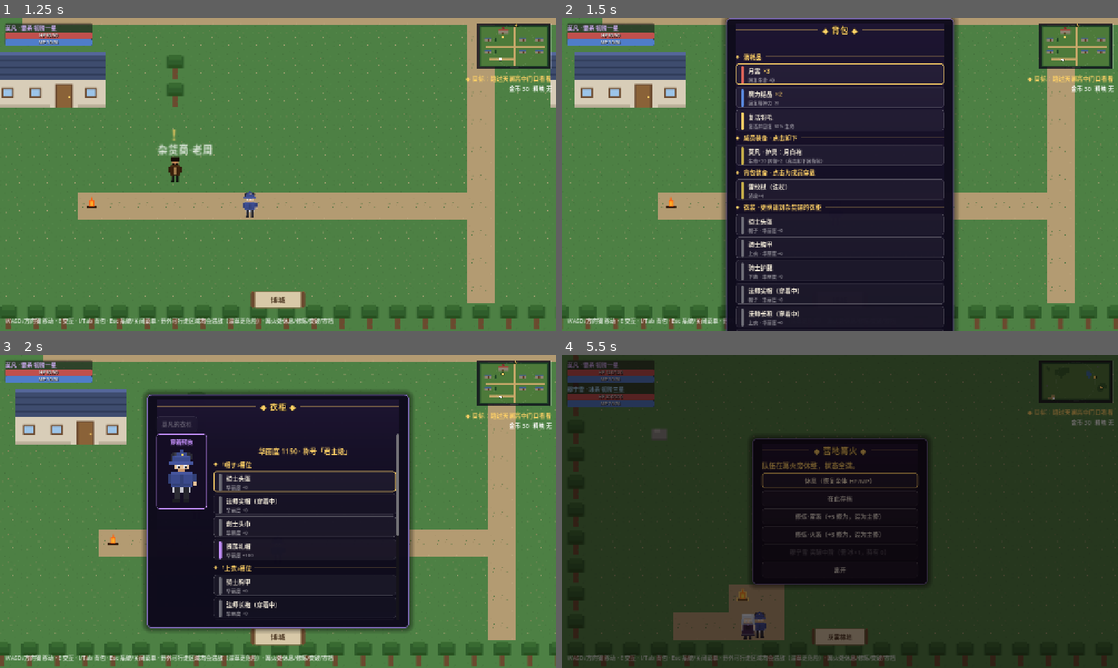
Above: before the commit, frames 1-4 (two rows, left to right).
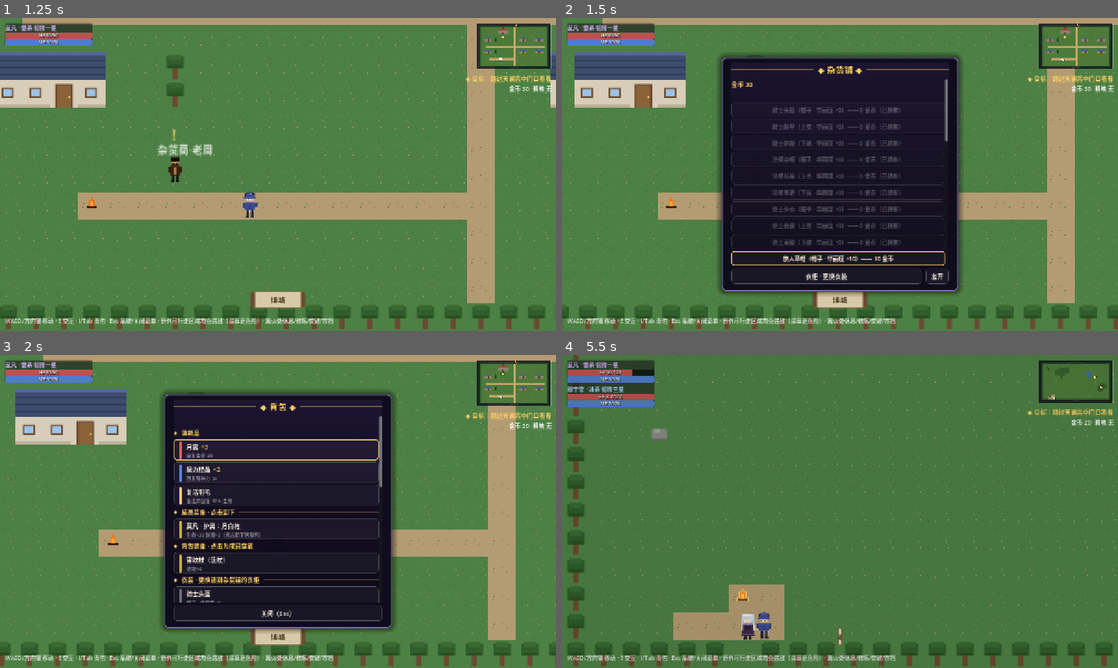
Above: after the commit, the same moments.

Repository: Lydocan/FullTimeMagic
Game: Godot game, scene res://tools/screenshot_harness.tscn
Two runs of this game, one before a commit and one after it. Both use one fixed random seed, a clock stepped at 60 frames per second and the inputs below. This scene is started directly instead of the project's main scene.
Inputs (mouse positions are in pixels of both pictures, inside the frame that each line leads up to):
- Up to frame 1 (1.25 s): tap Enter (ui_accept) at 0.5, 0.77 s; move the mouse to (400, 158) at 0.52 s; hold D (move_right) from 0.53 s (still down); tap Space (attack) at 0.6 s; click (400, 158) at 0.67 s
- Up to frame 2 (1.5 s): move the mouse to (728, 190) at 1.27 s; release D (move_right) at 1.28 s; hold S (move_down) from 1.28 s (still down); tap Z (boost_cycle) at 1.35 s
- Up to frame 3 (2 s): keep holding S (move_down); tap Enter (ui_accept) at 1.52 s
- Up to frame 4 (5.5 s): move the mouse to (895, 442) at 2.02 s; release S (move_down) at 2.03 s; hold D (move_right) 2.03-2.75 s; hold E (interact) 2.03-2.75 s; click (840, 621) at 2.75 s, where only the run after the commit has a clickable "返回杂货铺"; move the mouse to (812, 574) at 3.52 s; hold W (move_up) 3.53-4.28 s; tap Space (attack) at 3.6 s; click (812, 574) at 3.67 s; tap Enter (ui_accept) at 3.77, 4.52, 5.27 s; move the mouse to (1006, 558) at 4.27 s; hold Z (boost_cycle) 4.28-5.03 s; hold A (move_left) from 4.28 s (still down); move the mouse to (673, 464) at 5.02 s; tap E (interact) at 5.1 s

Frame 1 is identical in both runs. In frame 2, 19% of the frame differs, in the area x 28-72%, y 0-100%; in frame 3, 12%; in frame 4, 100%, in the area x 0-100%, y 0-100%.

Commit message:
fix: 商店/背包/衣柜装滚动容器，操作按钮固定底部——长列表不再溢出屏幕
穆宁雪衣装上架后货架膨胀到 34 件，杂货铺与背包的列表直接溢出屏幕：
底部的「衣柜 · 更换衣装」「离开」被顶出可视区，衣柜入口等于消失；
背包塞满后同样够不着关闭按钮（试玩反馈）。

- 杂货铺：货架装进滚动容器；「衣柜 · 更换衣装」「离开」固定底部不随滚动
  ——衣柜入口从此始终可见可点
- 背包：四分区装进滚动容器，「关闭（Esc）」固定底部
- 衣柜：「返回杂货铺」同样固定底部（列表滚多远都能一键回去）
- 首焦点改走 _focus_menu（自动跳过已拥有的禁用项，落在首个可买按钮上）
- harness 新增 02b 商店长货架滚动镜头；bag/wardrobe 镜头同步目检

场景冒烟 36 项 + 逻辑冒烟 111 项全绿；shots/02b、10、11 目检通过。

Co-Authored-By: Claude <noreply@anthropic.com>

Diff:
--- a/src/world/map_base.gd
+++ b/src/world/map_base.gd
@@ -1017,28 +1017,52 @@
 
 var _wares: Array = []
 var _shop_box: VBoxContainer
+var _shop_list: VBoxContainer  # 滚动区内的货架列表（随刷新重建）
 
 
 ## 货架由地图注册（见 add_merchant），条目 {"kind": "item"/"equip", "id": 数据id}。
+## 货架装在滚动容器里，衣柜/离开固定底部——衣装多了按钮不再被顶出屏幕。
 func _open_shop(wares: Array) -> void:
 	if _menu != null or _event_running:
 		return
 	player.input_enabled = false
 	_wares = wares
 	_shop_box = _menu_base("杂货铺", 500)
+	var scroll := ScrollContainer.new()
+	scroll.custom_minimum_size = Vector2(0, 430)
+	scroll.size_flags_horizontal = Control.SIZE_EXPAND_FILL
+	scroll.horizontal_scroll_mode = ScrollContainer.SCROLL_MODE_DISABLED
+	_shop_list = VBoxContainer.new()
+	_shop_list.size_flags_horizontal = Control.SIZE_EXPAND_FILL
+	scroll.add_child(_shop_list)
+	_shop_box.add_child(scroll)
+	var footer := HBoxContainer.new()
+	footer.add_theme_constant_override("separation", 10)
+	var wardrobe_btn := Button.new()
+	wardrobe_btn.text = "衣柜 · 更换衣装"
+	wardrobe_btn.size_flags_horizontal = Control.SIZE_EXPAND_FILL
+	wardrobe_btn.pressed.connect(func() -> void:
+		_close_rest_menu()
+		_open_wardrobe()
+	)
+	footer.add_child(wardrobe_btn)
+	var close_btn := Button.new()
+	close_btn.text = "离开"
+	close_btn.pressed.connect(_close_rest_menu)
+	footer.add_child(close_btn)
+	_shop_box.add_child(footer)
 	_refresh_shop()
 
 
 func _refresh_shop() -> void:
-	for child in _shop_box.get_children():
+	for child in _shop_list.get_children():
 		child.queue_free()
 	var gold_label := Label.new()
 	gold_label.text = "金币 %d" % GameState.gold
 	gold_label.add_theme_font_size_override("font_size", 14)
 	gold_label.add_theme_color_override("font_color", Color("ffd166"))
-	_shop_box.add_child(gold_label)
-	var message := _menu_message(_shop_box)
-	var first := true
+	_shop_list.add_child(gold_label)
+	var message := _menu_message(_shop_list)
 	for w in _wares:
 		var btn := Button.new()
 		btn.add_theme_font_size_override("font_size", 13)
@@ -1061,21 +1085,8 @@
 			btn.text = "%s（%s）· %s —— %d 金币" % [
 				eq.equip_name, eq.slot_name(), eq.bonus_text(), eq.price]
 			btn.pressed.connect(_buy_ware.bind(w))
-		_shop_box.add_child(btn)
-		if first:
-			btn.grab_focus()
-			first = false
-	var wardrobe_btn := Button.new()
-	wardrobe_btn.text = "衣柜 · 更换衣装"
-	wardrobe_btn.pressed.connect(func() -> void:
-		_close_rest_menu()
-		_open_wardrobe()
-	)
-	_shop_box.add_child(wardrobe_btn)
-	var close_btn := Button.new()
-	close_btn.text = "离开"
-	close_btn.pressed.connect(_close_rest_menu)
-	_shop_box.add_child(close_btn)
+		_shop_list.add_child(btn)
+	_focus_menu()  # 首个可点按钮（自动跳过已拥有的禁用项）
 
 
 ## —— 衣柜：只能在杂货铺进入（试玩需求）——
@@ -1110,6 +1121,19 @@
 	_wardrobe_box.size_flags_horizontal = Control.SIZE_EXPAND_FILL
 	scroll.add_child(_wardrobe_box)
 	_wardrobe_columns.add_child(scroll)
+	# 底部固定：返回杂货铺（不随列表滚动）
+	var footer := HBoxContainer.new()
+	footer.add_theme_constant_override("separation", 10)
+	var back_btn := Button.new()
+	back_btn.text = "返回杂货铺"
+	back_btn.size_flags_horizontal = Control.SIZE_EXPAND_FILL
+	back_btn.pressed.connect(func() -> void:
+		_close_rest_menu()  # 同帧内重进商店：解锁后立刻重锁，无输入窗口
+		_open_shop(_wares)
+	)
+	back_btn.focus_entered.connect(_refresh_outfit_preview)  # 移出列表 → 预览回到当前穿着
+	footer.add_child(back_btn)
+	body.add_child(footer)
 	_refresh_wardrobe_tabs()
 	_refresh_wardrobe()
 
@@ -1240,14 +1264,6 @@
 			empty.add_theme_font_size_override("font_size", 12)
 			empty.add_theme_color_override("font_color", Color(1, 1, 1, 0.35))
 			_wardrobe_box.add_child(empty)
-	var back_btn := Button.new()
-	back_btn.text = "返回杂货铺"
-	back_btn.pressed.connect(func() -> void:
-		_close_rest_menu()  # 同帧内重进商店：解锁后立刻重锁，无输入窗口
-		_open_shop(_wares)
-	)
-	back_btn.focus_entered.connect(_refresh_outfit_preview)  # 移出列表 → 预览回到当前穿着
-	_wardrobe_box.add_child(back_btn)
 	_focus_menu()
 	_refresh_outfit_preview()
 
@@ -1316,15 +1332,28 @@
 
 ## —— 背包：使用消耗品 / 穿戴装备 ——
 
-var _bag_box: VBoxContainer
+var _bag_box: VBoxContainer  # 滚动区内的背包列表（随刷新重建）
 var _pending_bag_item := ""
 
 
+## 背包装在滚动容器里，「关闭」固定底部——物品多时不溢出屏幕。
 func _open_bag() -> void:
 	if _menu != null or _event_running:
 		return
 	player.input_enabled = false
-	_bag_box = _menu_base("背包", 480)
+	var body: VBoxContainer = _menu_base("背包", 480)
+	var scroll := ScrollContainer.new()
+	scroll.custom_minimum_size = Vector2(0, 430)
+	scroll.size_flags_horizontal = Control.SIZE_EXPAND_FILL
+	scroll.horizontal_scroll_mode = ScrollContainer.SCROLL_MODE_DISABLED
+	_bag_box = VBoxContainer.new()
+	_bag_box.size_flags_horizontal = Control.SIZE_EXPAND_FILL
+	scroll.add_child(_bag_box)
+	body.add_child(scroll)
+	var close_btn := Button.new()
+	close_btn.text = "关闭（Esc）"
+	close_btn.pressed.connect(_close_rest_menu)
+	body.add_child(close_btn)
 	_refresh_bag()
 
 
@@ -1384,11 +1413,7 @@
 					_glamour_color(c.glamour), 1,
 					func() -> void: _menu_result.text = "更换衣装请到杂货铺的衣柜。")
 			_bag_box.add_child(btn)
-	var close_btn := Button.new()
-	close_btn.text = "关闭（Esc）"
-	close_btn.pressed.connect(_close_rest_menu)
-	_bag_box.add_child(close_btn)
-	_focus_menu()
+	_focus_menu()  # 「关闭」已在 _open_bag 固定于滚动区外
 
 
 ## 空状态的置灰居中提示行。
--- a/tools/scene_smoke.gd
+++ b/tools/scene_smoke.gd
@@ -180,7 +180,7 @@
 	await get_tree().process_frame
 	var back_btn: BaseButton = null
 	var knight_btn: BaseButton = null
-	for btn in scene2._wardrobe_box.find_children("*", "Button", true, false):
+	for btn in scene2._menu.find_children("*", "Button", true, false):  # 返回键已固定在滚动区外，查全菜单
 		if btn.text == "返回杂货铺":  # 普通按钮有真 text；衣装按钮的文字在内嵌 Label 里
 			back_btn = btn
 			continue
--- a/tools/screenshot_harness.gd
+++ b/tools/screenshot_harness.gd
@@ -7,6 +7,7 @@
 
 # 跨模块依赖一律按路径 preload，不依赖 class_name 全局缓存（踩坑 12/18）。
 const PartySetup := preload("res://src/data/party_setup.gd")
+const GameData := preload("res://src/data/game_data.gd")
 
 
 func _ready() -> void:
@@ -41,6 +42,14 @@
 	player.global_position = city._cell_center(Vector2i(9, 19)) + Vector2(26, 0)  # 商人旁
 	await _wait(0.5)
 	await _snap("02_bo_city_merchant_glow.png")
+	# —— 商店滚动验收：长货架（全部衣装）可滚，衣柜/离开固定底部 ——
+	var shop_wares: Array = []
+	for cid in GameData.CLOTHES:
+		shop_wares.append({"kind": "clothing", "id": cid})
+	city._open_shop(shop_wares)
+	await _wait(0.4)
+	await _snap("02b_shop_scroll.png")
+	city._close_rest_menu()
 	# —— 背包华丽化验收（消耗品/装备/衣装齐全）——
 	GameState.add_item("yuelu", 3)
 	GameState.add_item("mojingjie", 2)
